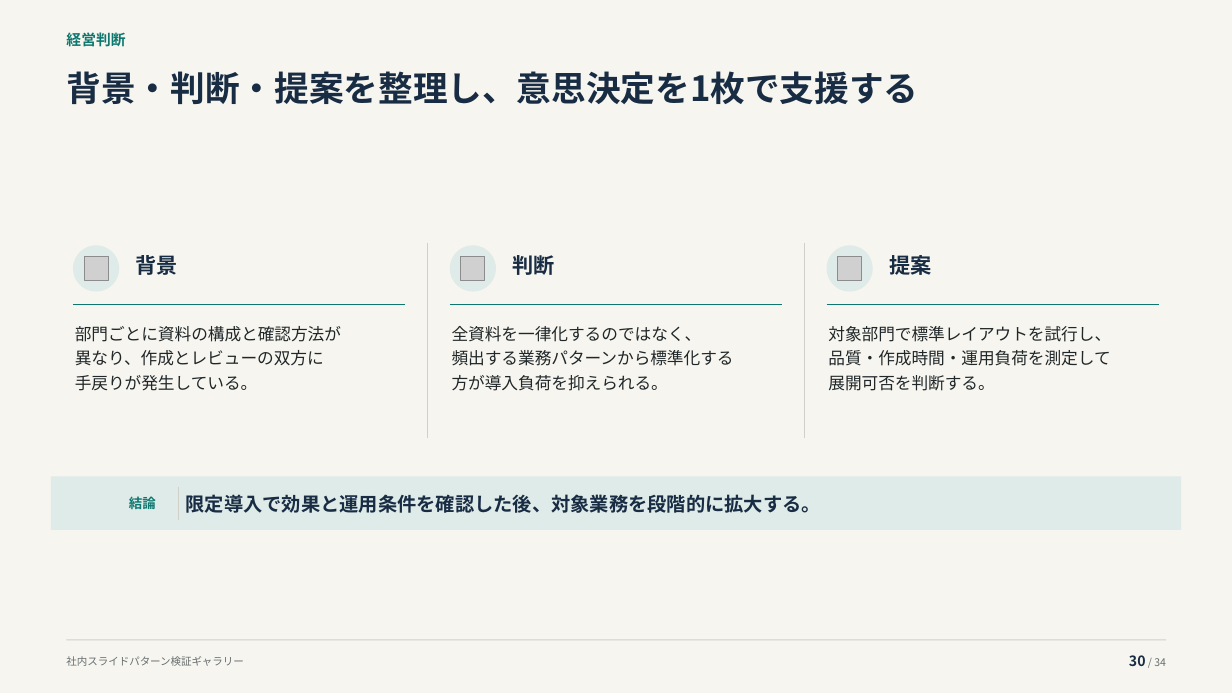
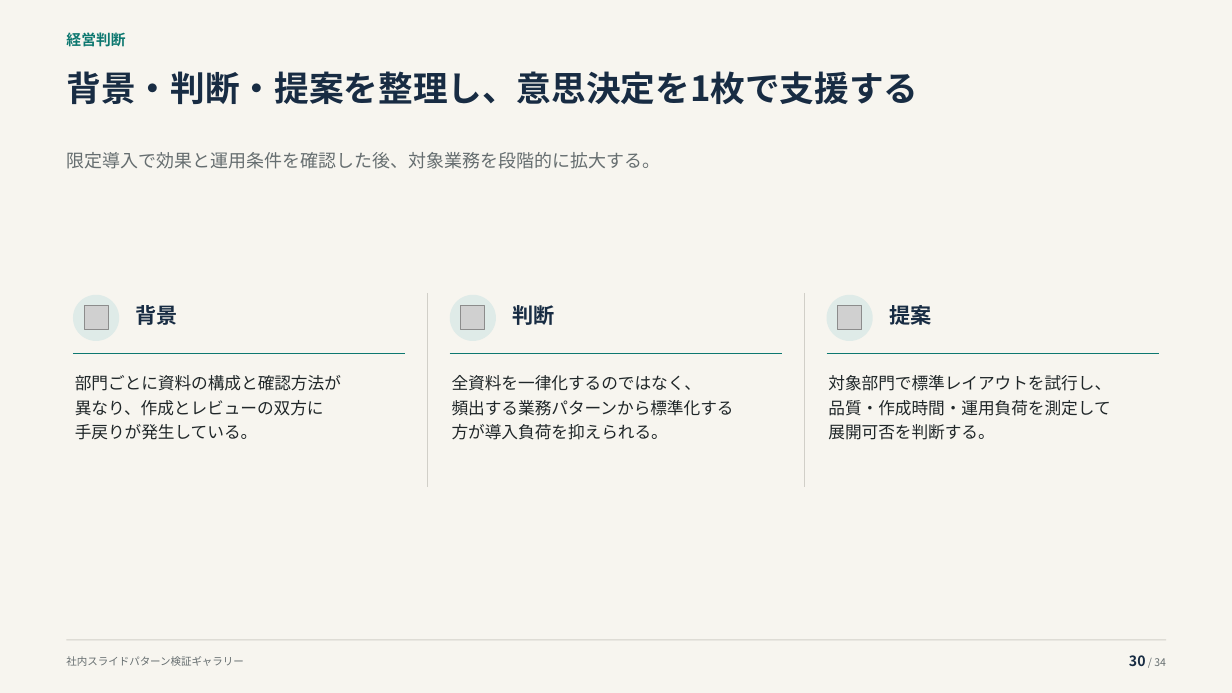
Before and after one commit to thinas1115/pptxdsl, a slide deck: slide 30 of examples/gallery/pattern_gallery.pptx. Drawn at 1232x693 pixels with LibreOffice and Linux fonts; fonts in the diff are those of the drawing; grey boxes stand for pictures; background and template pictures are left out. Boxes give left, top, right and bottom in pixels: in the first picture for what was removed or moved away, otherwise in the second. Text is boxed around its words. In the diff, an @@ line names an element or a change of style, - is before the commit and + after.

Commit message:
下部注記カードを廃止してleadへ統合

```diff
--- a/examples/gallery/pattern_gallery.pptx
+++ b/examples/gallery/pattern_gallery.pptx
@@ text "限定導入で効果と運用条件を確認した後、対象業務を段階的に拡大する。": place and size @@
-text "限定導入で効果と運用条件を確認した後、対象業務を段階的に拡大する。" at <box>186,494,821,513</box>
+text "限定導入で効果と運用条件を確認した後、対象業務を段階的に拡大する。" at <box>66,152,660,169</box>
@@ text "限定導入で効果と運用条件を確認した後、対象業務を段階的に拡大する。" at <box>66,152,660,169</box>: size 15 to 14 pt, text colour #182C43 to #666E70, bold off; line spacing 1.15 to 1.18; vertical alignment middle to top @@
@@ 6 texts, 5 lines, 3 pictures, 3 ellipses: place and size @@
-6 texts, 5 lines, 3 pictures, 3 ellipses at <box>73,244,1159,438</box>
+6 texts, 5 lines, 3 pictures, 3 ellipses at <box>73,293,1159,487</box>
@@ rectangle removed at <box>51,477,1181,531</box> @@
@@ ellipse removed at <box>66,484,104,523</box> @@
@@ text removed at <box>129,494,156,512</box> @@
-結論
@@ line removed from (178, 487) to (178, 520) @@
```
Also in this commit, not shown: 7 other slides changed, 28 other files.
